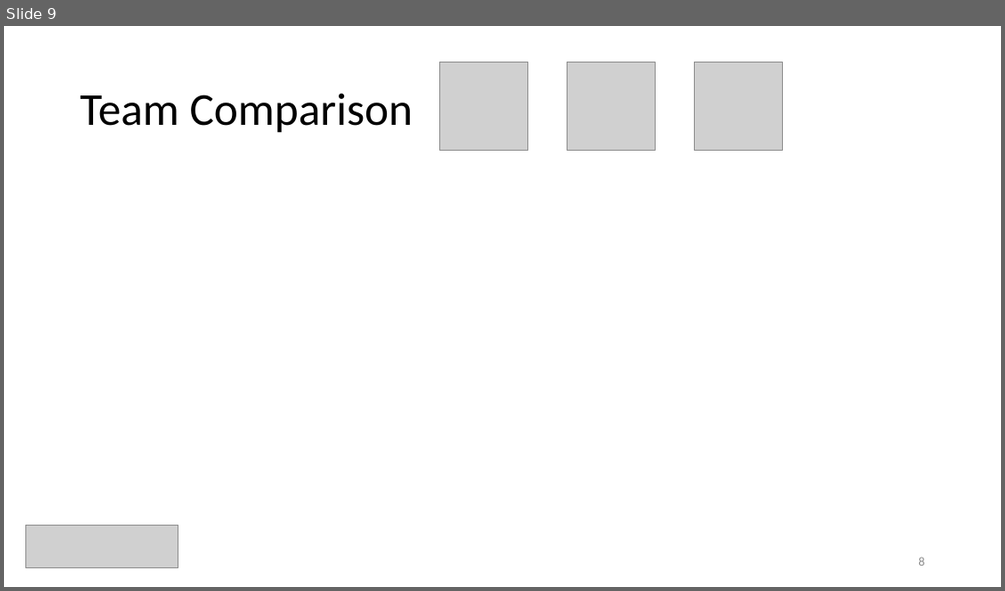
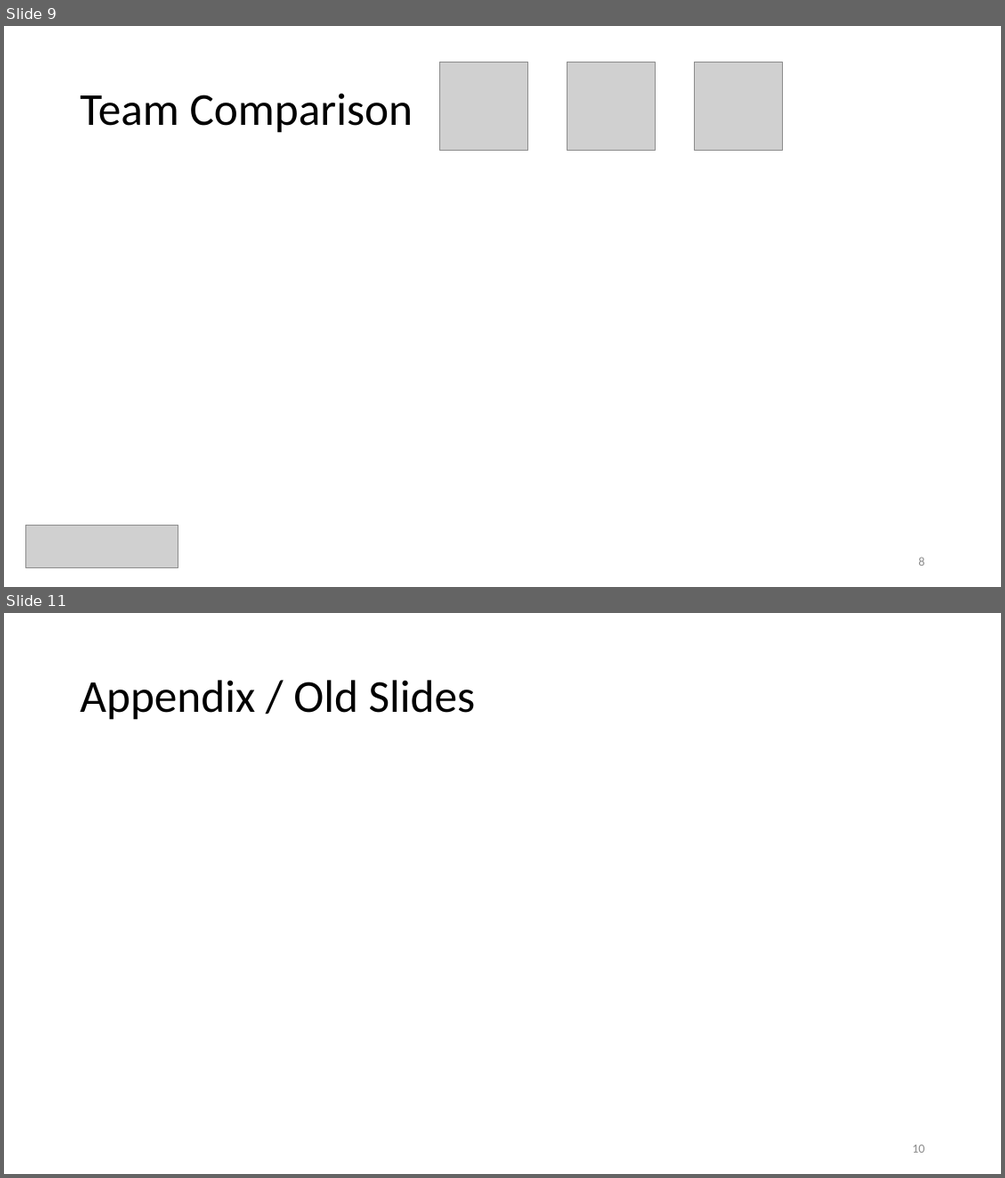
Before and after one commit to ceciliacheungns/Analytics_In_Business, a slide deck: Presentation.pptx. Shown one above the other, each under a label of ours: slide 9 before the commit, slides 9 and 11 after it; the slides between them are not shown. The pictures are 1005x591 and 1005x1178 pixels, drawn with LibreOffice and Linux fonts; fonts in the diff are those of the drawing; grey boxes stand for pictures. Boxes give left, top, right and bottom in pixels: in the first picture for what was removed or moved away, otherwise in the second. Text is boxed around its words. In the diff, an @@ line names an element or a change of style, - is before the commit and + after.

```diff
--- a/Presentation.pptx
+++ b/Presentation.pptx
@@ slide 11 added at box(4, 613, 1001, 1174), background #FFFFFF @@
@@ title added at box(80, 680, 476, 720), 44 pt, text #000000 @@
+Appendix / Old Slides
@@ page number added at box(912, 1144, 924, 1152), 12 pt, text #8C8C8C @@
+10
```
Also in this commit, not shown: 3 other slides added, 1 slide removed.
